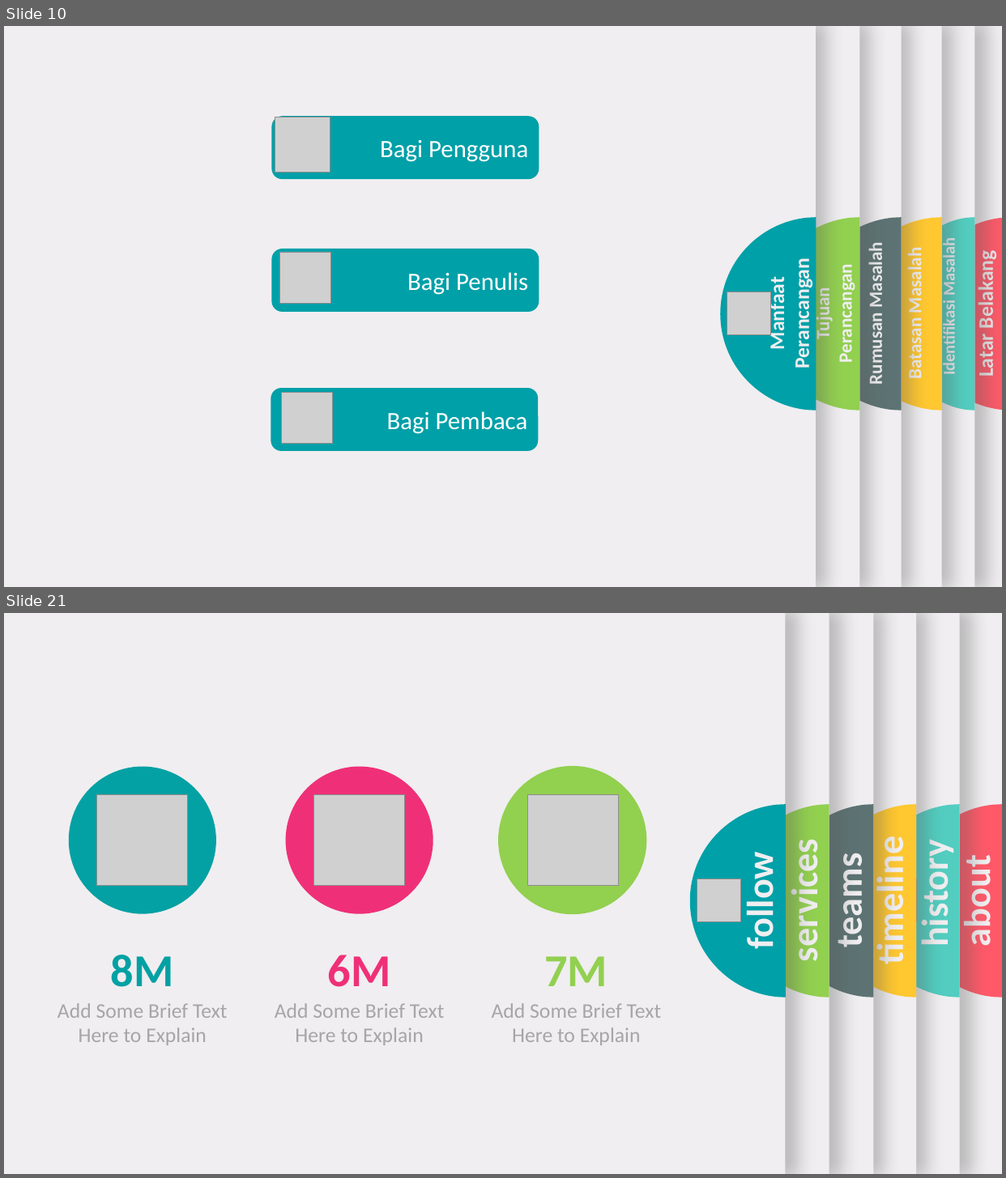
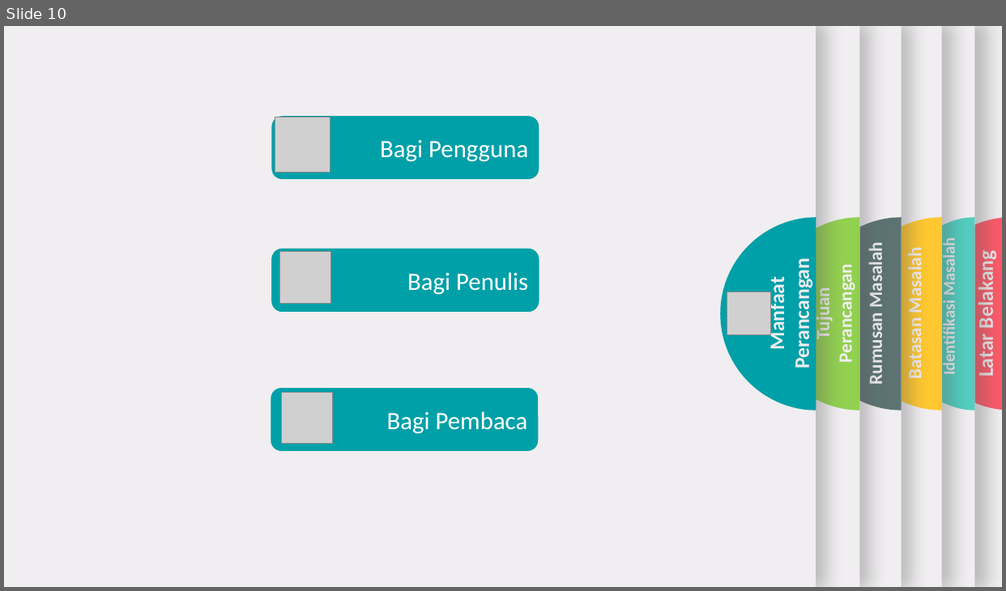
Before and after one commit to triadmoko/skripsi, a slide deck: Sempro/Sempro .pptx. Shown one above the other, each under a label of ours: slides 10 and 21 before the commit, slide 10 after it; the slides between them are not shown. The pictures are 1006x1178 and 1006x591 pixels, drawn with LibreOffice and Linux fonts; fonts in the diff are those of the drawing; grey boxes stand for pictures. Boxes give left, top, right and bottom in pixels: in the first picture for what was removed or moved away, otherwise in the second. Text is boxed around its words. In the diff, an @@ line names an element or a change of style, - is before the commit and + after.

```diff
--- a/Sempro/Sempro .pptx
+++ b/Sempro/Sempro .pptx
@@ slide 21 removed at bbox=[4, 613, 1002, 1174], background #F0EEF0 @@
@@ rectangle removed at bbox=[4, 613, 1002, 1174] @@
@@ rectangle removed at bbox=[100, 613, 916, 1174] @@
@@ ellipse removed at bbox=[68, 766, 216, 914] @@
@@ ellipse removed at bbox=[286, 766, 433, 914] @@
@@ ellipse removed at bbox=[498, 766, 646, 914] @@
@@ picture removed at bbox=[97, 795, 187, 885] @@
@@ picture removed at bbox=[314, 795, 404, 885] @@
@@ picture removed at bbox=[527, 795, 619, 886] @@
@@ freeform shape removed at bbox=[820, 805, 917, 998] @@
@@ freeform shape removed at bbox=[907, 805, 1002, 998] @@
@@ text removed at bbox=[867, 849, 913, 961] @@
-timeline
@@ group removed at bbox=[4, 613, 786, 1174]: 1 rectangle, 1 freeform shape, 1 text, 1 picture @@
-follow
@@ group removed at bbox=[4, 613, 829, 1174]: 1 rectangle, 1 freeform shape, 1 text, 1 picture @@
-services
@@ group removed at bbox=[90, 613, 874, 1174]: 1 rectangle, 1 freeform shape, 1 text, 1 picture @@
-teams
@@ group removed at bbox=[23, 613, 960, 1174]: 1 rectangle, 1 freeform shape, 1 text, 1 picture @@
-history
@@ text removed at bbox=[954, 864, 999, 944] @@
-about
@@ text removed at bbox=[111, 955, 174, 987] @@
-8M
@@ text removed at bbox=[328, 955, 391, 987] @@
-6M
@@ text removed at bbox=[544, 956, 607, 986] @@
-7M
@@ text removed at bbox=[57, 1003, 227, 1046] @@
-Add Some Brief Text Here to Explain
@@ text removed at bbox=[275, 1003, 444, 1046] @@
-Add Some Brief Text Here to Explain
@@ text removed at bbox=[492, 1003, 661, 1046] @@
-Add Some Brief Text Here to Explain
```
Also in this commit, not shown: 2 other slides changed, 14 slides added, 10 other slides removed, 1 other file.
